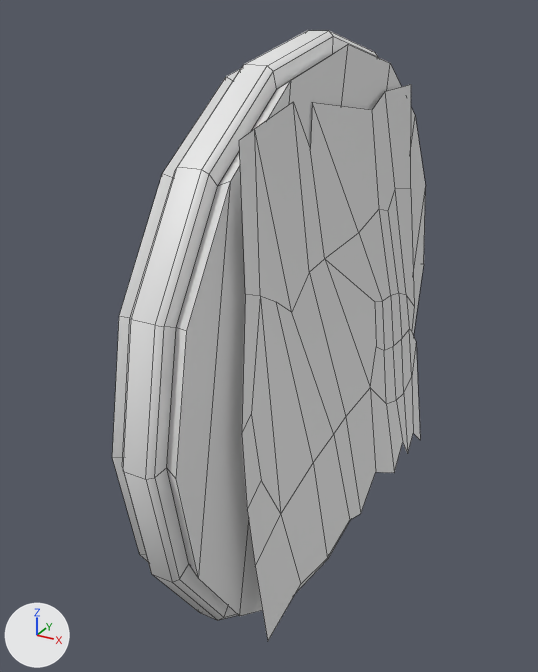
The OBJ model The Cursed Deep/Assets/Models/DartBoard.obj as it was, and as the next commit left it.
Before and after are seen from a 50 mm camera at (1.33, -2.82, 2.61) aimed at (-0.15, -0.12, 1.26). Every picture has the same lights, and +X, +Y and +Z are marked at lower left. Mesh edges are drawn as thin lines. Where no turn or scale is listed for an object, it has been applied to the vertices.

In view in the first picture: 'Dartboard'.
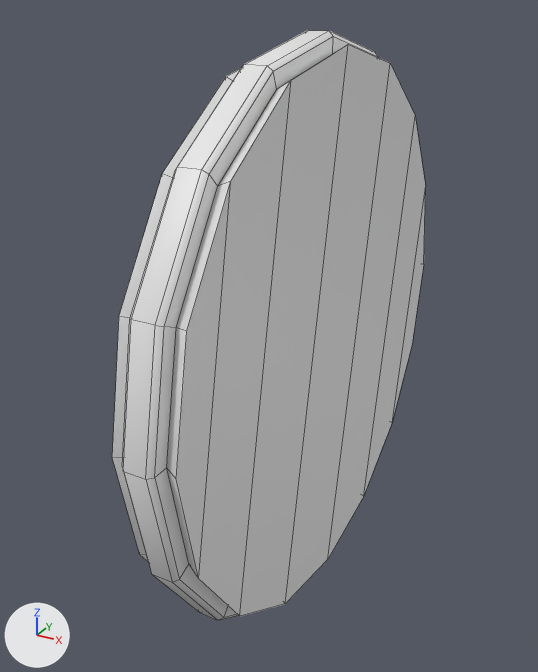
What differs and where, as boxes [x1, y1, x2, y2] in the pictures (538 x 672 px):
'Dartboard', reshaped
    before: [112, 30, 425, 641]
    after: [112, 30, 425, 621]
part 1 of me_dartboard, deleted
    before: [239, 84, 420, 641]

The edits, one by one:
me_dartboard has 185 vertices, 168 faces and spans x -0.13..0.26, y -1.28..1.28, z -0.03..2.53.
me_dartboard is used by ob_dartboard; location (0.0, 0.0, 0.0).
me_dartboard part 1: the loose piece of 57 vertices spanning x 0.13..0.26, y -0.92..1.03, z 0.21..2.33 is deleted.
